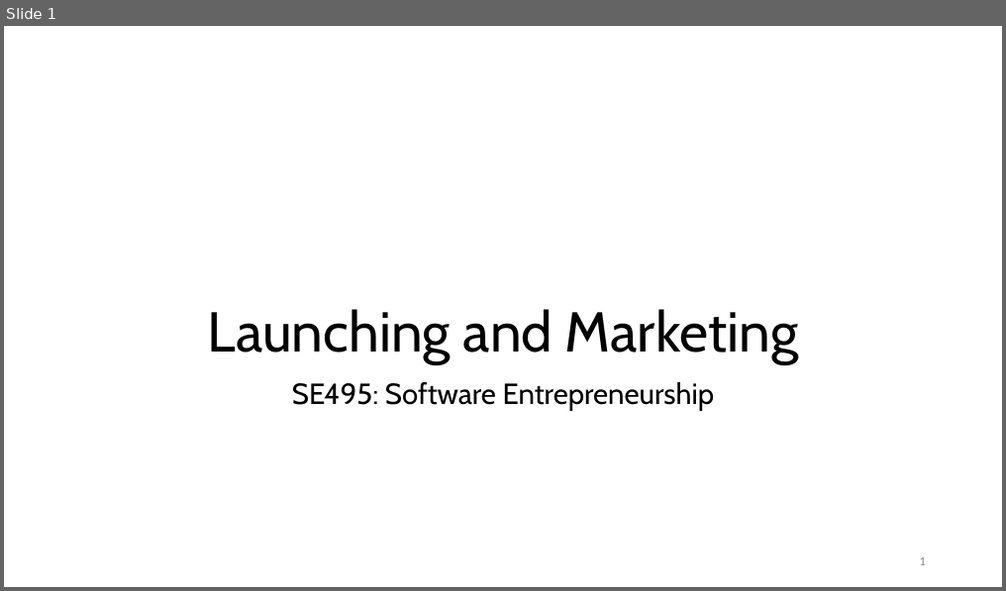
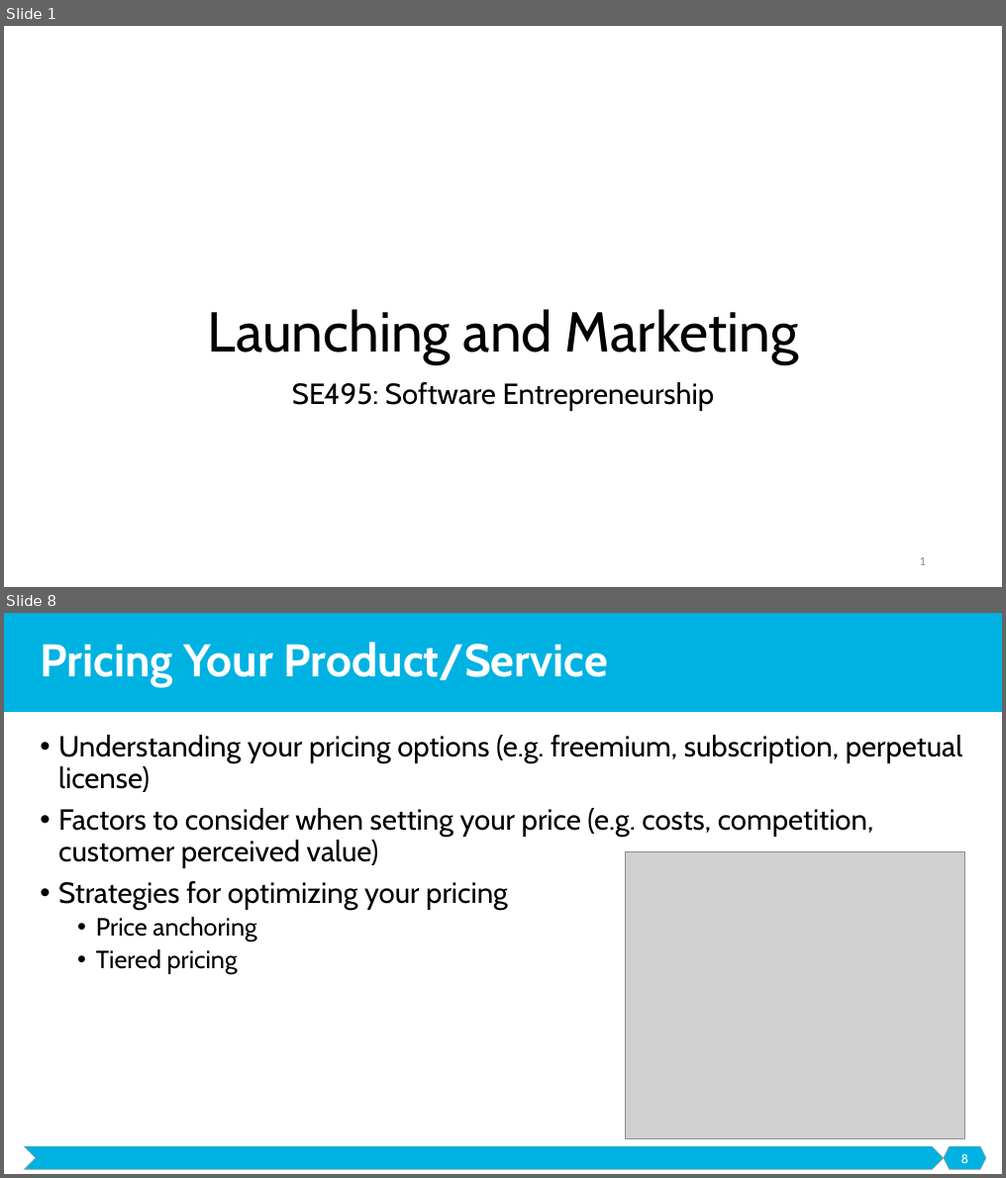
Before and after one commit to malenezi/malenezi, a slide deck: SE495/Lectures/6-Launching and Marketing/Launching and Marketing.pptx. Shown one above the other, each under a label of ours: slide 1 before the commit, slides 1 and 8 after it; the slides between them are not shown. The pictures are 1006x591 and 1006x1178 pixels, drawn with LibreOffice and Linux fonts; fonts in the diff are those of the drawing; grey boxes stand for pictures; background and template pictures are left out. Boxes give left, top, right and bottom in pixels: in the first picture for what was removed or moved away, otherwise in the second. Text is boxed around its words. In the diff, an @@ line names an element or a change of style, - is before the commit and + after.

```diff
--- a/SE495/Lectures/6-Launching and Marketing/Launching and Marketing.pptx
+++ b/SE495/Lectures/6-Launching and Marketing/Launching and Marketing.pptx
@@ slide 8 added at <box>4,613,1002,1174</box>, background #FFFFFF @@
@@ rectangle added at <box>4,613,1002,712</box>, fill #00B2E2 @@
@@ title added at <box>40,642,608,687</box>, 44 pt, text #FFFFFF, bold @@
+Pricing Your Product/Service
@@ text added at <box>58,735,963,974</box>, 28 pt, text #000000 @@
+• Understanding your pricing options (e.g. freemium, subscription, perpetual license)
+• Factors to consider when setting your price (e.g. costs, competition, customer perceived value)
+• Strategies for optimizing your pricing
+  • Price anchoring
+  • Tiered pricing
@@ picture added at <box>625,852,964,1140</box> @@
@@ chevron added at <box>24,1147,944,1170</box>, fill #00B2E2, outline #A5A5A5 0.5 pt @@
@@ hexagon added at <box>944,1147,986,1170</box>, fill #00B2E2, outline #A5A5A5 0.5 pt @@
@@ page number added at <box>961,1155,969,1163</box>, 12 pt, text #FFFFFF @@
+8
```
Also in this commit, not shown: 1 slide changed, 39 other slides added, 2 slides removed.
